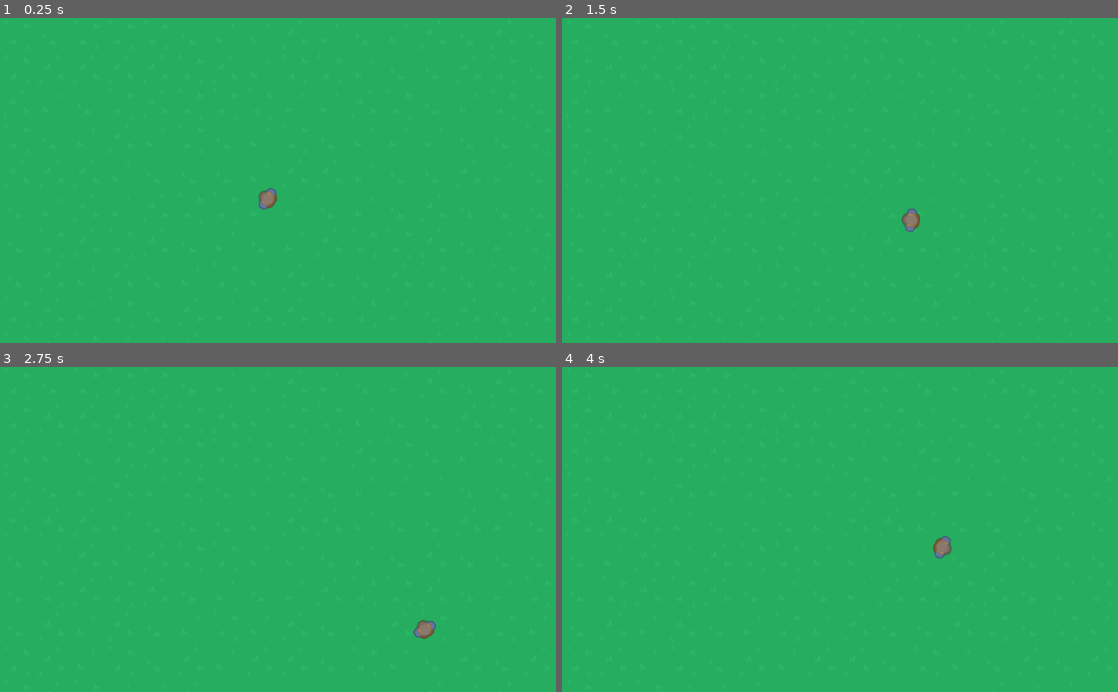
Above: before the commit, frames 1-4 (two rows, left to right).
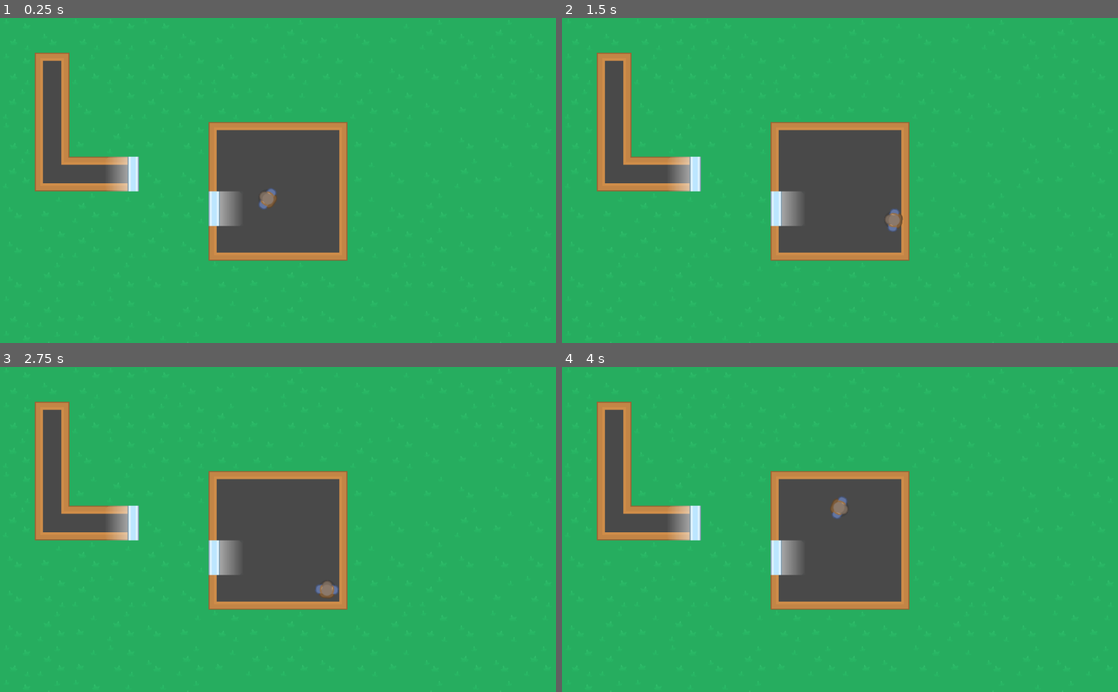
Above: after the commit, the same moments.

Repository: BrunoM24/Top-Down-Simple-Game
Game: Godot game, scene res://src/World.tscn
Same seed, same stepped clock (60 frames per second), same inputs: the game is played once before the commit and once after it.
Inputs (mouse positions are in pixels of both pictures, inside the frame that each line leads up to):
- Up to frame 1 (0.25 s): no input
- Up to frame 2 (1.5 s): tap Enter at 0.5 s; move the mouse to (962, 164) at 0.52 s; hold D (move_right) 0.53-1.28 s; move the mouse to (728, 196) at 1.27 s; hold S (move_down) from 1.28 s (still down)
- Up to frame 3 (2.75 s): move the mouse to (333, 458) at 2.02 s; release S (move_down) at 2.03 s; hold D (move_right) from 2.03 s (still down)
- Up to frame 4 (4 s): move the mouse to (812, 594) at 2.77 s; release D (move_right) at 2.78 s; hold W (move_up) 2.78-3.53 s; move the mouse to (1006, 578) at 3.52 s; hold A (move_left) from 3.53 s (still down)

The runs differ from the first frame. In frame 1, 15% of the frame differs, in the area x 6-63%, y 10-75%; in frame 2, 15%; in frame 3, 15%, in the area x 6-79%, y 10-84%; in frame 4, 15%.

Commit message:
World Scene - Added the Second Tilemap and Changed the Collision from the TileMaps to the World Layer

Diff:
--- a/src/World.tscn
+++ b/src/World.tscn
@@ -7,8 +7,15 @@
 
 [node name="TileMap" type="TileMap" parent="."]
 tile_set = ExtResource( 1 )
+collision_layer = 2
 format = 1
-tile_data = PoolIntArray( 0, 0, 1, 1, 0, 3, 2, 0, 1, 3, 0, 1 …(782 unchanged characters)…  0, 262145, 0, 0, 262146, 0, 0, 262147, 0, 2, 262148, 0, 3, 262149, 0, 3, 262150, 0, 3, 262151, 0, 2, 262152, 0, 0, 262153, 0, 0, 262154, 0, 2, 262155, 0, 3, 262156, 0, 3, 262157, 0, 0, 262158, 0, 2, 262159, 0, 3, 327680, 0, 3, 327681, 0, 2, 327682, 0, 0, 327683, 0, 2, 327684, 0, 0, 327685, 0, 1, 327686, 0, 1, 327687, 0, 2, 327688, 0, 2, 327689, 0, …(984 unchanged characters)…
+tile_data = PoolIntArray( 0, 0, 1, 1, 0, 3, 2, 0, 1, 3, 0, 1 …(782 unchanged characters)…  0, 262145, 0, 0, 262146, 0, 0, 262147, 2, 2, 262148, 0, 3, 262149, 0, 3, 262150, 0, 3, 262151, 0, 2, 262152, 0, 0, 262153, 0, 0, 262154, 0, 2, 262155, 0, 3, 262156, 0, 3, 262157, 0, 0, 262158, 0, 2, 262159, 0, 3, 327680, 0, 3, 327681, 0, 2, 327682, 0, 0, 327683, 0, 2, 327684, 0, 0, 327685, 0, 1, 327686, 1, 983050, 327687, 0, 2, 327688, 0, 2, 327689, 0, …(984 unchanged characters)…
+
+[node name="TileMap2" type="TileMap" parent="."]
+tile_set = ExtResource( 1 )
+collision_layer = 2
+format = 1
+tile_data = PoolIntArray( 65537, 2, 65541, 131073, 2, 65538, 196609, 2, 65538, 196614, 2, 7, 196615, 2, 196612, 196616, 2, 196612, 196617, 2, 8, 262145, 2, 65536, 262146, 2, 2, 262147, 1, 983045, 262150, 2, 131076, 262151, 2, 131078, 262152, 2, 131078, 262153, 2, 131077, 327686, 1, 983044, 327687, 2, 131078, 327688, 2, 131078, 327689, 2, 131077, 393222, 2, 65543, 393223, 2, 196613, 393224, 2, 196613, 393225, 2, 65544 )
 
 [node name="Player" parent="." instance=ExtResource( 2 )]
 position = Vector2( 491.789, 333.232 )
